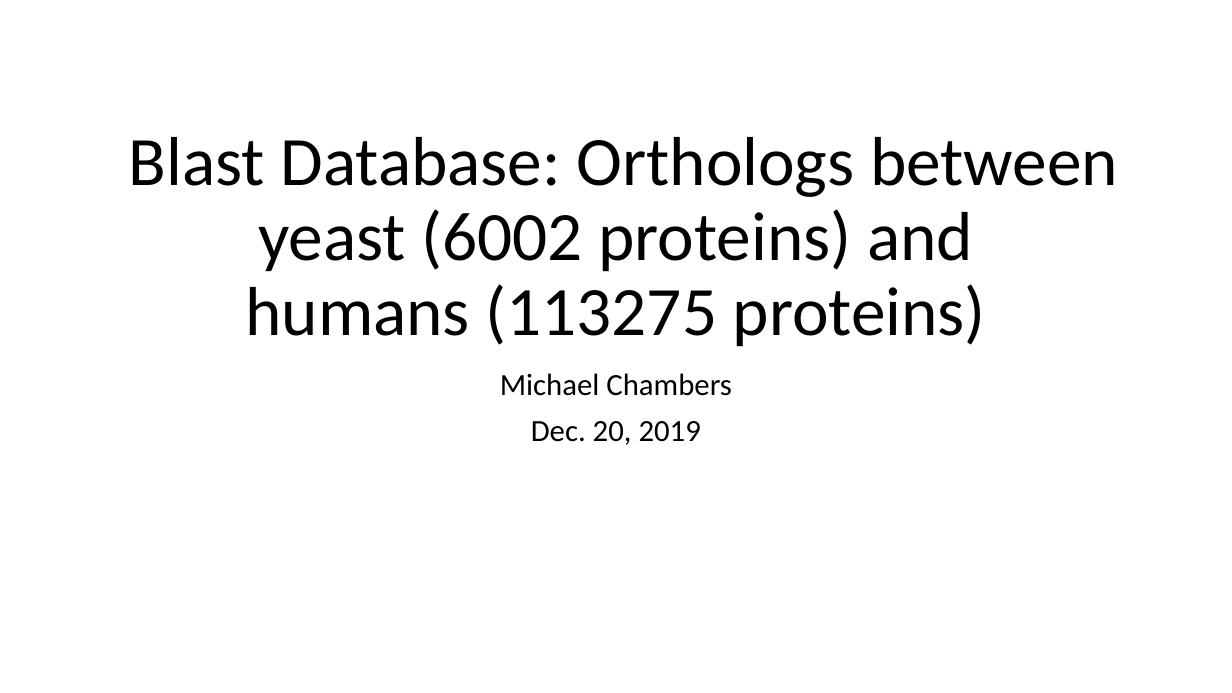
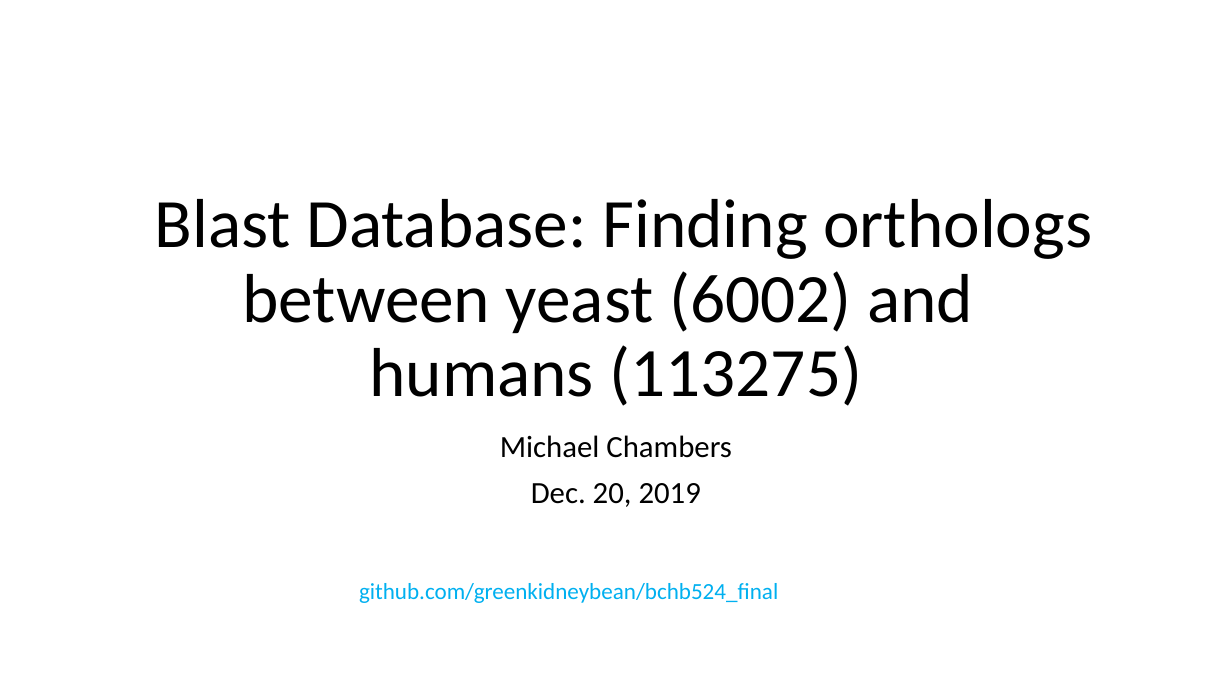
Before and after one commit to greenkidneybean/bchb524_final, a slide deck: slide 1 of presentation.pptx. Drawn at 1232x693 pixels with LibreOffice and Linux fonts; fonts in the diff are those of the drawing. Boxes give left, top, right and bottom in pixels: in the first picture for what was removed or moved away, otherwise in the second. Text is boxed around its words. In the diff, an @@ line names an element or a change of style, - is before the commit and + after.

```diff
--- a/presentation.pptx
+++ b/presentation.pptx
@@ title at (155, 199, 1092, 406): text changed @@
-Blast Database: Orthologs between yeast (6002 proteins) and
-humans (113275 proteins)
+Blast Database: Finding orthologs between yeast (6002) and
+humans (113275)
@@ subtitle "Michael Chambers": place and size @@
-subtitle "Michael Chambers" at (500, 373, 732, 445)
+subtitle "Michael Chambers" at (500, 435, 732, 507)
@@ text added at (359, 583, 778, 603), 18 pt, text #00B0F0 @@
+github.com/greenkidneybean/bchb524_final
```
Also in this commit, not shown: 2 other slides changed, 1 other file.
